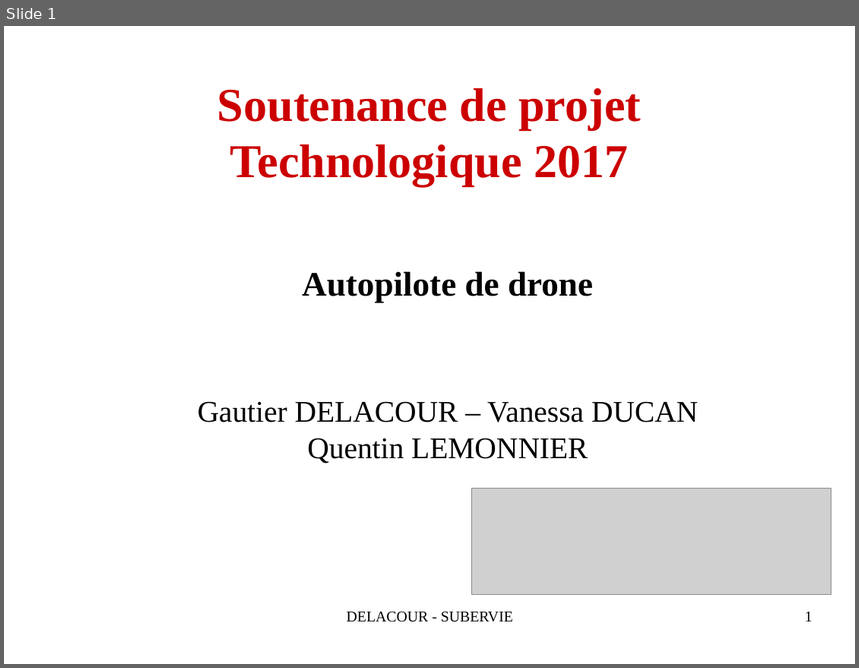
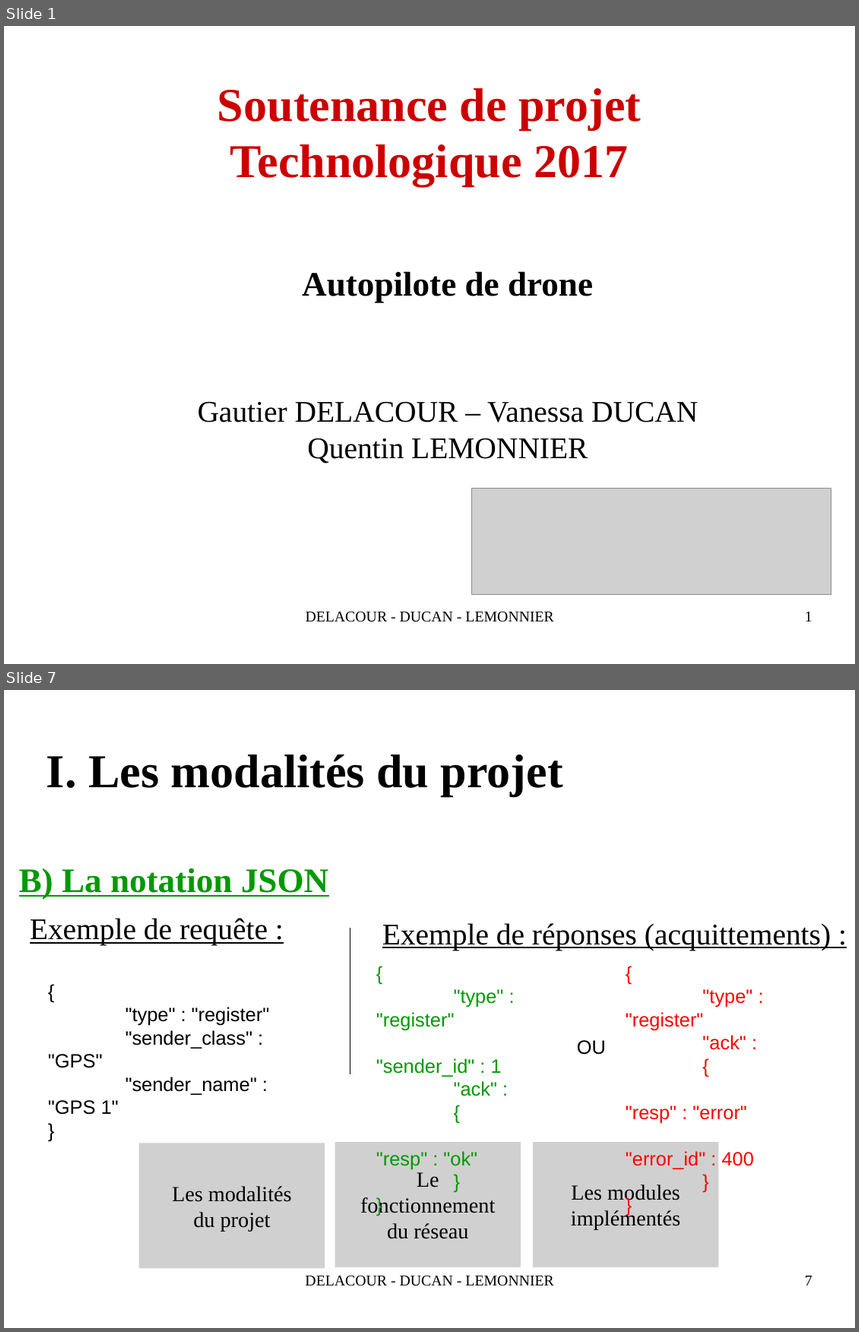
Before and after one commit to QuentinLem/ProjetTech-AutoPilot, a slide deck: doc/SoutenanceProjetReseau2016.odp. Shown one above the other, each under a label of ours: slide 1 before the commit, slides 1 and 7 after it; the slides between them are not shown. The pictures are 859x668 and 859x1332 pixels, drawn with LibreOffice and Linux fonts; fonts in the diff are those of the drawing; grey boxes stand for pictures; background and template pictures are left out. Boxes give left, top, right and bottom in pixels: in the first picture for what was removed or moved away, otherwise in the second. Text is boxed around its words. In the diff, an @@ line names an element or a change of style, - is before the commit and + after.

```diff
--- a/doc/SoutenanceProjetReseau2016.odp
+++ b/doc/SoutenanceProjetReseau2016.odp
@@ slide 7 added at (4,690,855,1328), background #FFFFFF @@
@@ title added at (47,755,563,797), 44 pt, text #000000, bold @@
+I. Les modalités du projet
@@ text added at (19,868,329,899), 32 pt, text #009900, bold, underline @@
+B) La notation JSON
@@ text added at (30,918,268,945), 28 pt, text #000000, underline @@
+Exemple de requête :
@@ line added from (350, 929) to (350, 1075), #000000 0 pt @@
@@ text added at (382,923,831,951), 28 pt, text #000000, underline @@
+Exemple de réponses (acquittements) :
@@ text added at (48,1007,270,1115), 18 pt, text #000000 @@
+{
+"type" : "register"
+"sender_class" : "GPS"
+"sender_name" : "GPS 1"
+}
@@ text added at (376,989,504,1170), 18 pt, text #009900 @@
+{
+"type" : "register"
+"sender_id" : 1
+"ack" :
+{
+"resp" : "ok"
+}
+}
@@ text added at (626,989,754,1170), 18 pt, text #FF0000 @@
+{
+"type" : "register"
+"ack" :
+{
+"resp" : "error"
+"error_id" : 400
+}
+}
@@ text added at (577,1040,606,1055), 18 pt, text #000000 @@
+OU
@@ picture added at (139,1144,325,1268), 20 pt, text #000000 @@
+Les modalités
+du projet
@@ picture added at (335,1143,522,1268), 20 pt, text #000000 @@
+Le
+fonctionnement
+du réseau
@@ picture added at (533,1143,719,1268), 20 pt, text #000000 @@
+Les modules
+implémentés
@@ text added at (305,1276,553,1287), 14 pt, text #000000 @@
+DELACOUR - DUCAN - LEMONNIER
@@ page number added at (805,1276,813,1286), 14 pt, text #000000 @@
+7
@@ slide 1 changed as well @@
@@ text at (306,612,553,623): text changed @@
-DELACOUR - SUBERVIE
+DELACOUR - DUCAN - LEMONNIER
```
Also in this commit, not shown: 1 other slide changed, 17 other slides added, 29 slides removed.
